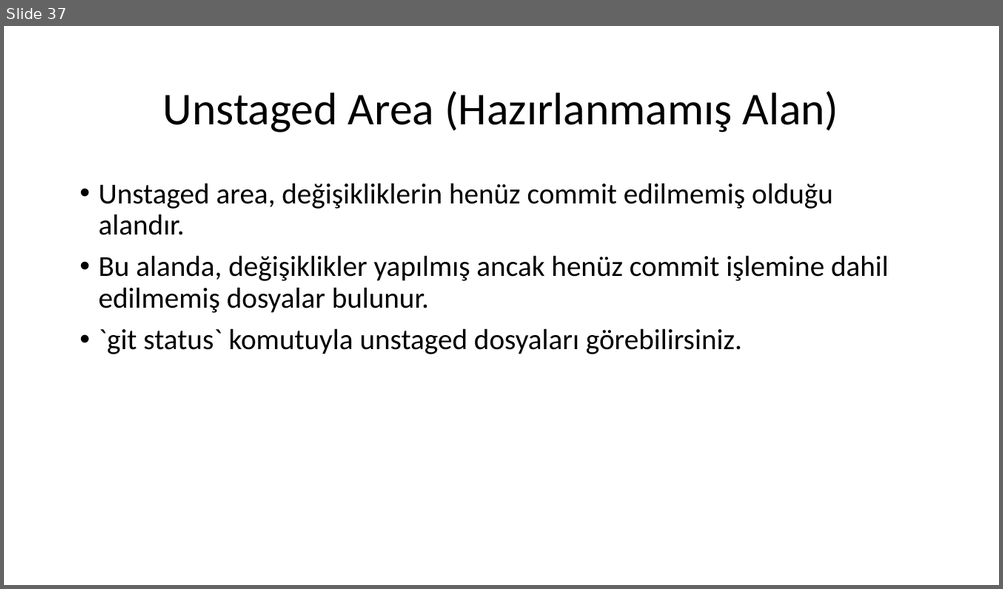
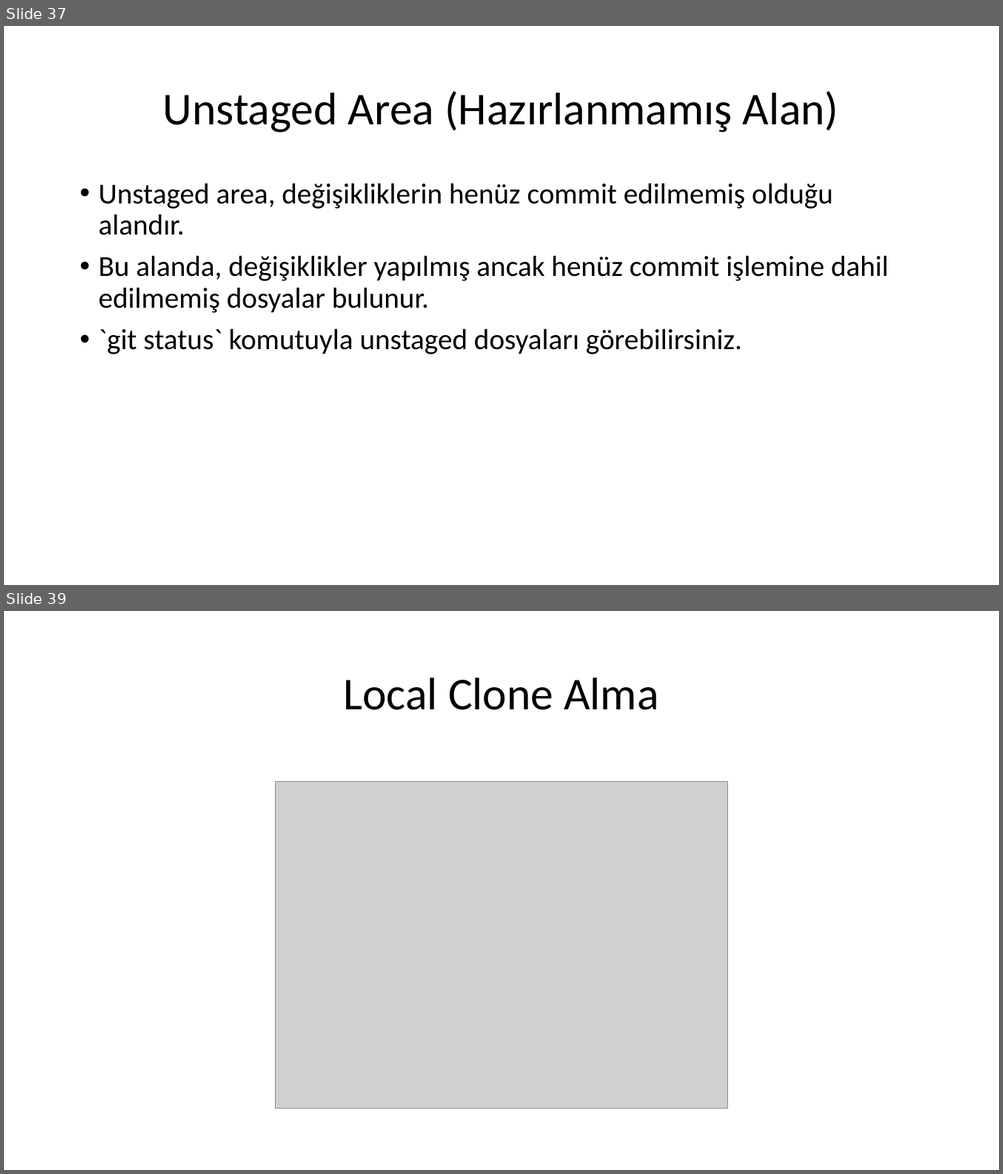
Before and after one commit to tugayayar/devops_project, a slide deck: DevOps Proje Sunusu.pptx. Shown one above the other, each under a label of ours: slide 37 before the commit, slides 37 and 39 after it; the slides between them are not shown. The pictures are 1003x589 and 1003x1174 pixels, drawn with LibreOffice and Linux fonts; fonts in the diff are those of the drawing; grey boxes stand for pictures. Boxes give left, top, right and bottom in pixels: in the first picture for what was removed or moved away, otherwise in the second. Text is boxed around its words. In the diff, an @@ line names an element or a change of style, - is before the commit and + after.

Commit message:
9. ve 10. Adım Tamamlandı(Local Clone ve amend)

```diff
--- a/DevOps Proje Sunusu.pptx
+++ b/DevOps Proje Sunusu.pptx
@@ slide 39 added at <box>4,611,999,1170</box>, background #FFFFFF @@
@@ title added at <box>344,678,658,710</box>, 44 pt, text #000000 @@
+Local Clone Alma
@@ picture added at <box>276,782,728,1110</box> @@
```
Also in this commit, not shown: 1 other slide added, 2 other files.
